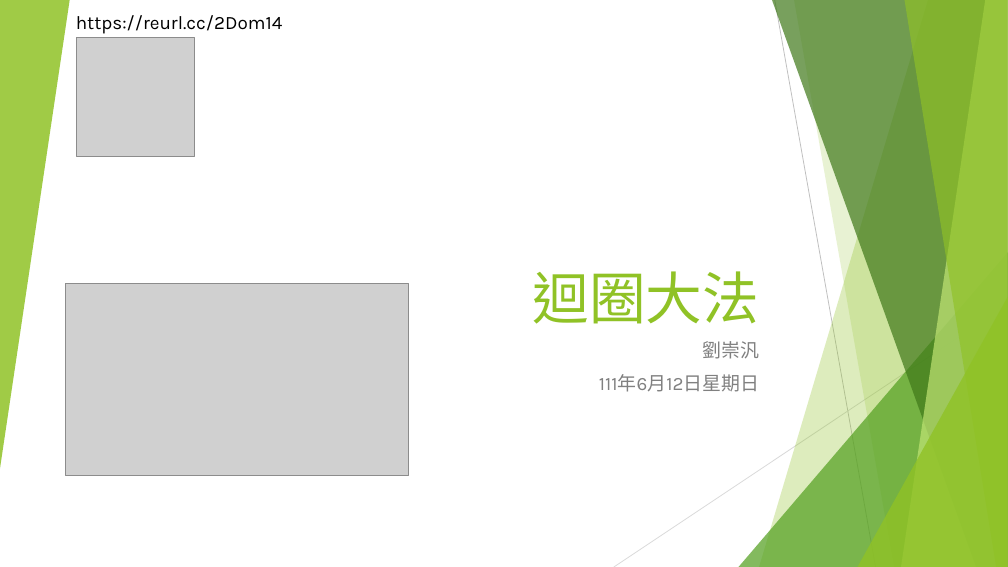
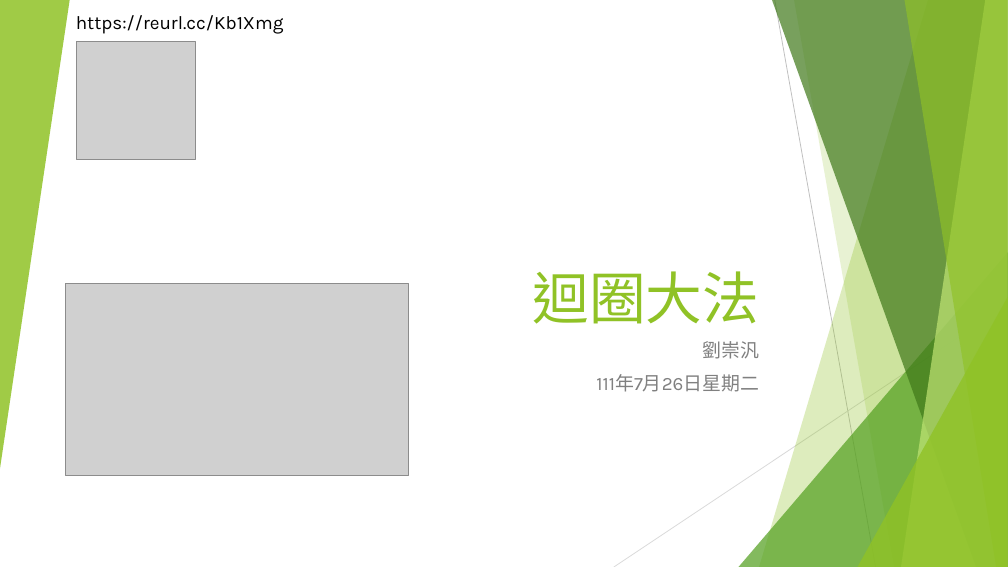
Before and after one commit to liulawsi/My_PPTs, a slide deck: slide 1 of LCC/Java/05_迴圈大法.pptx. Drawn at 1008x567 pixels with LibreOffice and Linux fonts; fonts in the diff are those of the drawing; grey boxes stand for pictures. Boxes give left, top, right and bottom in pixels: in the first picture for what was removed or moved away, otherwise in the second. Text is boxed around its words. In the diff, an @@ line names an element or a change of style, - is before the commit and + after.

```diff
--- a/LCC/Java/05_迴圈大法.pptx
+++ b/LCC/Java/05_迴圈大法.pptx
@@ text at (x1=76, y1=15, x2=284, y2=34): text changed @@
-https://reurl.cc/2Dom14
+https://reurl.cc/Kb1Xmg
@@ picture moved from (x1=76, y1=38, x2=194, y2=156) to (x1=77, y1=42, x2=195, y2=160) @@
@@ subtitle at (x1=596, y1=374, x2=759, y2=392): text changed @@
-111年6月12日星期日
+111年7月26日星期二
```
Also in this commit, not shown: 39 other slides changed, 2 slides added, 39 other files.
